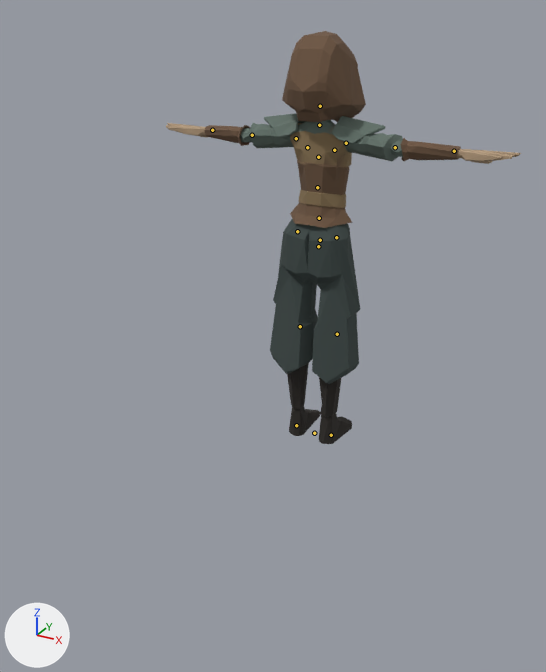
A saved change to the glTF model public/figuren/wanderin.glb.
Camera for both pictures: a 50 mm lens placed at (1.37, -3.01, 1.95), pointed at (0.11, -0.72, 0.8). The axes (+X, +Y, +Z) are drawn at lower left. The lights are the same throughout. The picture after the commit comes second. The bones that change, and the others that lie on the model, are drawn over the model as lines.

In view in the first picture: 'wanderin'.
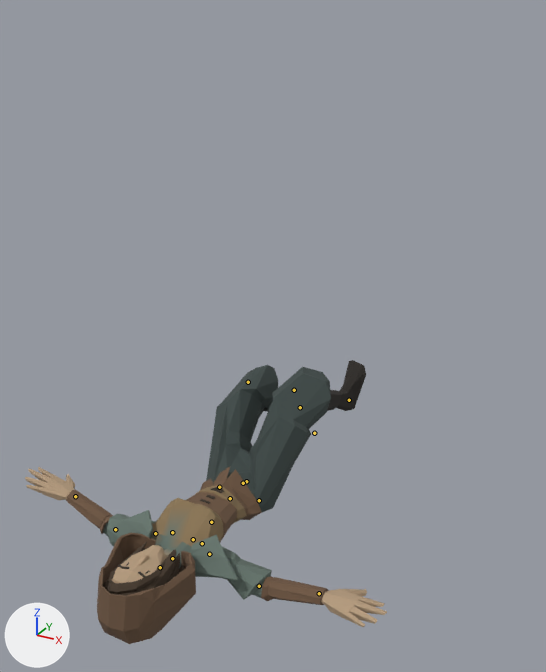
The newer file adds an action. The first version stands in its rest pose; the second is drawn at frame 23 of the action 'Death'.

Changed parts and their boxes [x1, y1, x2, y2] in the pictures (546 x 672 px):
'wanderin', posed (31% shorter): before [166, 31, 521, 444]; after [25, 360, 387, 644]
bone 'Body', root to tip: before (318, 246) to (318, 245); after (246, 481) to (245, 482)
bone 'Neck', root to tip: before (319, 125) to (319, 123); after (172, 558) to (171, 559)
bone 'Head', root to tip: before (320, 106) to (320, 104); after (160, 567) to (159, 569)
bone 'Shoulder.L', root to tip: before (307, 147) to (306, 146); after (172, 532) to (170, 532)
bone 'UpperArm.L', root to tip: before (296, 138) to (294, 138); after (155, 533) to (154, 533)
bone 'LowerArm.L', root to tip: before (252, 135) to (250, 134); after (115, 529) to (114, 528)
bone 'Wrist.L', root to tip: before (212, 130) to (211, 129); after (75, 496) to (74, 495)
bone 'Shoulder.R', root to tip: before (334, 150) to (336, 149); after (202, 543) to (203, 545)
bone 'UpperArm.R', root to tip: before (346, 143) to (348, 143); after (209, 554) to (211, 555)
bone 'LowerArm.R', root to tip: before (395, 147) to (397, 147); after (259, 586) to (261, 586)
bone 'Wrist.R', root to tip: before (454, 151) to (456, 151); after (319, 593) to (321, 594)
bone 'UpperLeg.L', root to tip: before (297, 231) to (297, 232); after (219, 487) to (219, 486)
bone 'LowerLeg.L', root to tip: before (300, 326) to (300, 327); after (248, 382) to (248, 382)
bone 'UpperLeg.R', root to tip: before (336, 237) to (337, 238); after (259, 500) to (259, 499)
bone 'LowerLeg.R', root to tip: before (337, 334) to (337, 335); after (294, 390) to (294, 390)
bone 'Foot.L', root to tip: before (296, 425) to (297, 424); after (300, 407) to (300, 405)
bone 'Foot.R', root to tip: before (331, 435) to (332, 434); after (349, 400) to (349, 398)

The change in detail:
Bone 'Body' (bone_body) moves from (0.0, 0.0, 0.0) to (0.0, -0.00862, -0.00663).
Bone 'Body' (bone_body) turns from (0, 0, 0) to (-89, 0, 0) degrees about its own x, y and z.
Bone 'Neck' (bone_neck) turns from (0, 0, 0) to (11, 0, 0) degrees about its own x, y and z.
Bone 'Head' (bone_head) turns from (0, 0, 0) to (-24, 0, 0) degrees about its own x, y and z.
Bone 'Shoulder.L' (bone_shoulder_l) moves from (0.0, 0.0, 0.0) to (7e-05, 6e-05, 6e-05).
Bone 'UpperArm.L' (bone_upperarm_l) turns from (0, 0, 0) to (-2, 38, 15) degrees about its own x, y and z.
Bone 'LowerArm.L' (bone_lowerarm_l) turns from (0, 0, 0) to (16, 19, -15) degrees about its own x, y and z.
Bone 'Wrist.L' (bone_wrist_l) turns from (0, 0, 0) to (-2, 27, 0) degrees about its own x, y and z.
Bone 'Shoulder.R' (bone_shoulder_r) moves from (0.0, 0.0, 0.0) to (-7e-05, 6e-05, 6e-05).
Bone 'UpperArm.R' (bone_upperarm_r) turns from (0, 0, 0) to (-2, -38, -15) degrees about its own x, y and z.
Bone 'LowerArm.R' (bone_lowerarm_r) turns from (0, 0, 0) to (17, -17, 11) degrees about its own x, y and z.
Bone 'Wrist.R' (bone_wrist_r) turns from (0, 0, 0) to (-2, -27, 0) degrees about its own x, y and z.
Bone 'UpperLeg.L' (bone_upperleg_l) turns from (0, 0, 0) to (-41, -10, 0) degrees about its own x, y and z.
Bone 'LowerLeg.L' (bone_lowerleg_l) turns from (0, 0, 0) to (74, 0, 0) degrees about its own x, y and z.
Bone 'UpperLeg.R' (bone_upperleg_r) turns from (0, 0, 0) to (-49, -4, 6) degrees about its own x, y and z.
Bone 'LowerLeg.R' (bone_lowerleg_r) turns from (0, 0, 0) to (73, 0, 0) degrees about its own x, y and z.
Bone 'Foot.L' (bone_foot_l) moves from (0.0, 0.0, 0.0) to (0.0, 0.00036, -0.00086).
Bone 'Foot.L' (bone_foot_l) turns from (0, 0, 0) to (-62, 0, 0) degrees about its own x, y and z.
Bone 'Foot.R' (bone_foot_r) moves from (0.0, 0.0, 0.0) to (-0.00075, 0.00027, -0.00202).
Bone 'Foot.R' (bone_foot_r) turns from (0, 0, 0) to (-62, 0, 0) degrees about its own x, y and z.
